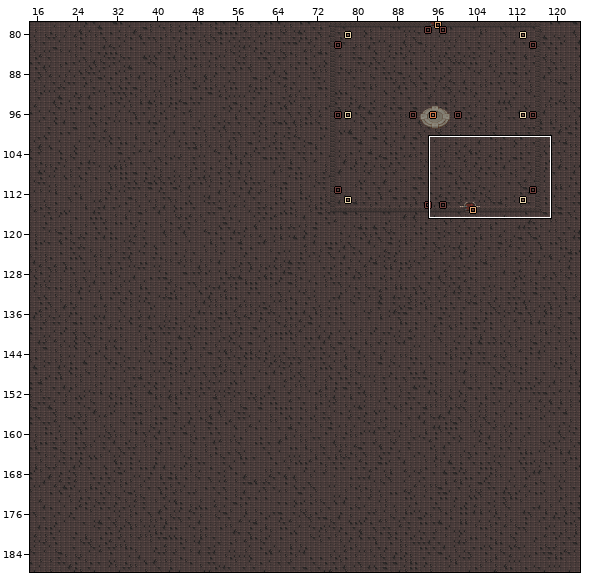
LDtk project -- VampireSurvivors/Levels/Zombies.ldtk. The picture above shows the old version from afar; the outline marks the close-up.
Close-up. Before the commit:
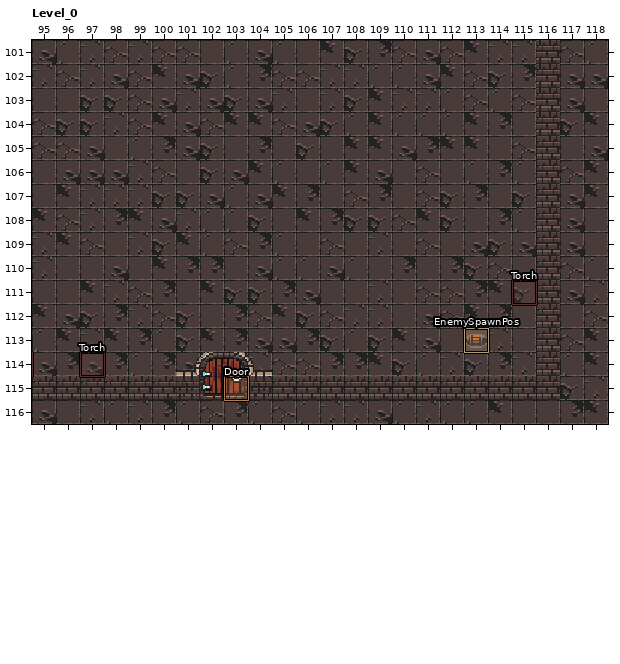
Cells are 16x16 px. Shown: Level_0 x 95..118, y 101..116. The commit also changed other parts of the map, which this record leaves out.
The same view after the edit:
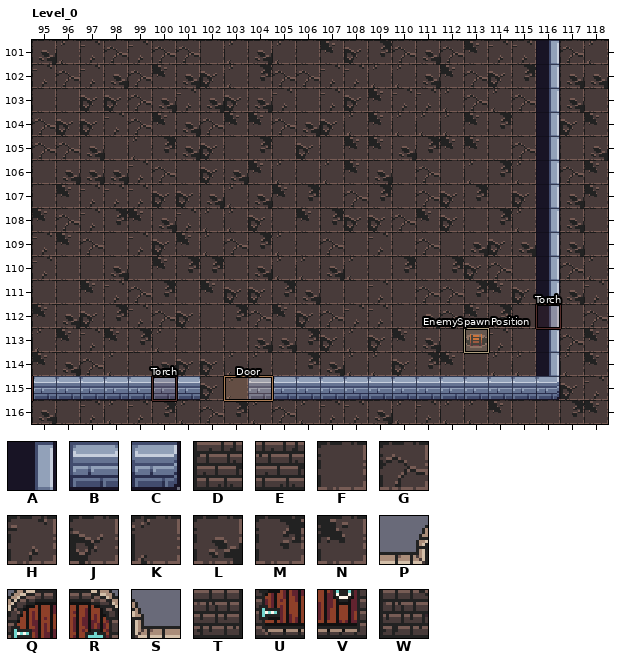
Key: from "Set_1_12": A 24, B 41, C 42; from "TileSet": D 33, E 34, F 129, G 130, H 131, J 161, K 162, L 163, M 193, N 194, P 481, Q 482, R 483, S 484, T 513, U 514, V 515, W 516.
_ is an empty cell.
Objects are placed by their top-left corner, in cells (3,4 is the top-left corner of cell 3,4); size is 1x1 cell unless given.
Tiles replaced or removed in this view: D, E, G, H, J, K, L, M, N, P, Q, R, S, T, U, V, W.
Changes in this commit:
Changed rows in their new state; . is an unchanged cell.
Layer "Ground":
first column x 95:
113 ......FFF............
114 NLGKFLJJKKFMLKK.MNFKK
115 .......JK............
Layer "Collision":
first column x 95:
101 .....................A
102 .....................A
103 .....................A
104 .....................A
105 .....................A
106 .....................A
107 .....................A
108 .....................A
109 .....................A
110 .....................A
111 .....................A
112 .....................A
113 .....................A
114 ......____...........A
115 BBBBBBB__BBBBBBBBBBBBC
Layer "Entities":
changed: "EnemySpawnPos" rectangle at 113,113 -> "EnemySpawnPosition" rectangle at 113,113
added: "Door" rectangle at 103,115 size 2x1
added: "Torch" rectangle at 100,115
added: "Torch" rectangle at 116,112
removed: "Door" rectangle at 103,115
removed: "Torch" rectangle at 115,111
removed: "Torch" rectangle at 97,114
